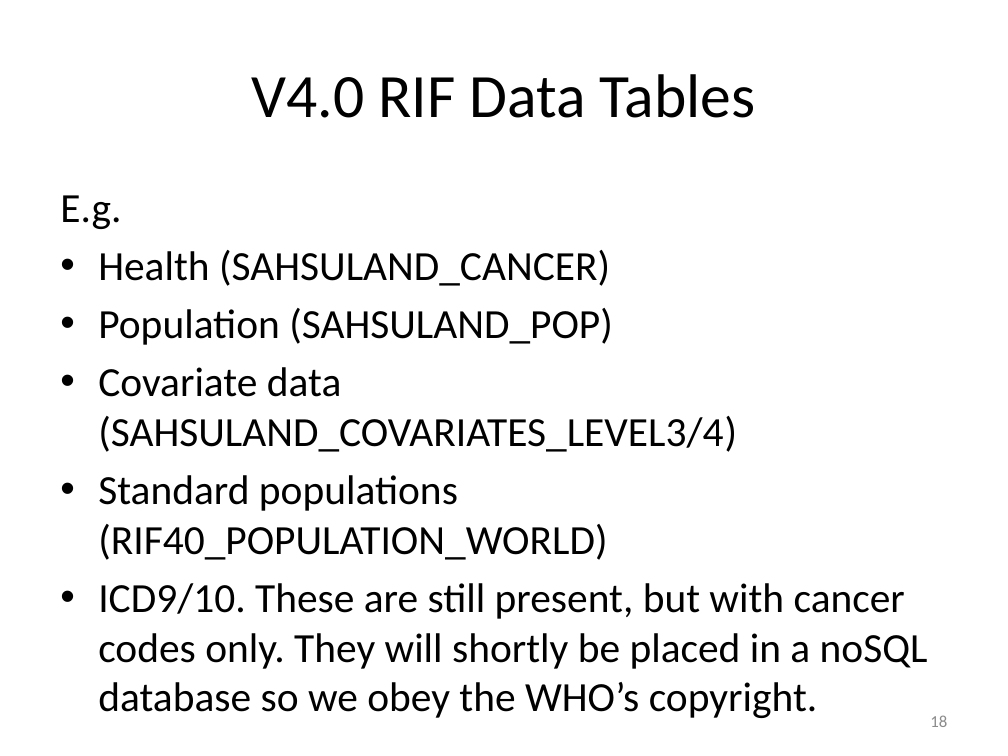
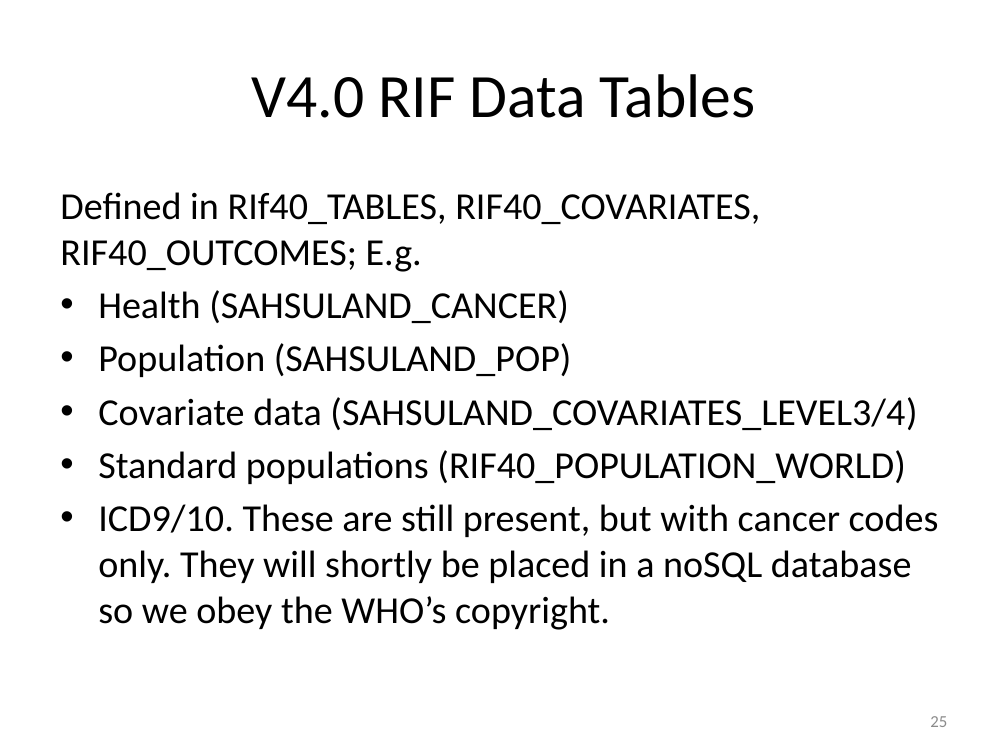
Before and after one commit to smallAreaHealthStatisticsUnit/rapidInquiryFacility, a slide deck: slide 25 of rifDatabase/RIF database.pptx (slide 18 before the commit). Drawn at 1008x756 pixels with LibreOffice and Linux fonts; fonts in the diff are those of the drawing. Boxes give left, top, right and bottom in pixels: in the first picture for what was removed or moved away, otherwise in the second. Text is boxed around its words. In the diff, an @@ line names an element or a change of style, - is before the commit and + after.

```diff
--- a/rifDatabase/RIF database.pptx
+++ b/rifDatabase/RIF database.pptx
@@ text at (60, 192, 760, 272): text changed; size 29.6 to 27.2 pt @@
-E.g.
+Defined in RIf40_TABLES, RIF40_COVARIATES, RIF40_OUTCOMES; E.g.
@@ text at (98, 290, 939, 630): size 29.6 to 27.2 pt in "Health (SAHSULAND_CANCER)", "Population (SAHSULAND_POP)", "Covariate data (SAHSULAND_COVARIATES_LEVEL3/4)", "Standard populations (RIF40_POPULATION_WORLD)" and 1 more places @@
@@ page number at (930, 716, 947, 727): text changed @@
-18
+25
```
Also in this commit, not shown: 7 other slides changed, 14 slides added, 1 other file.
